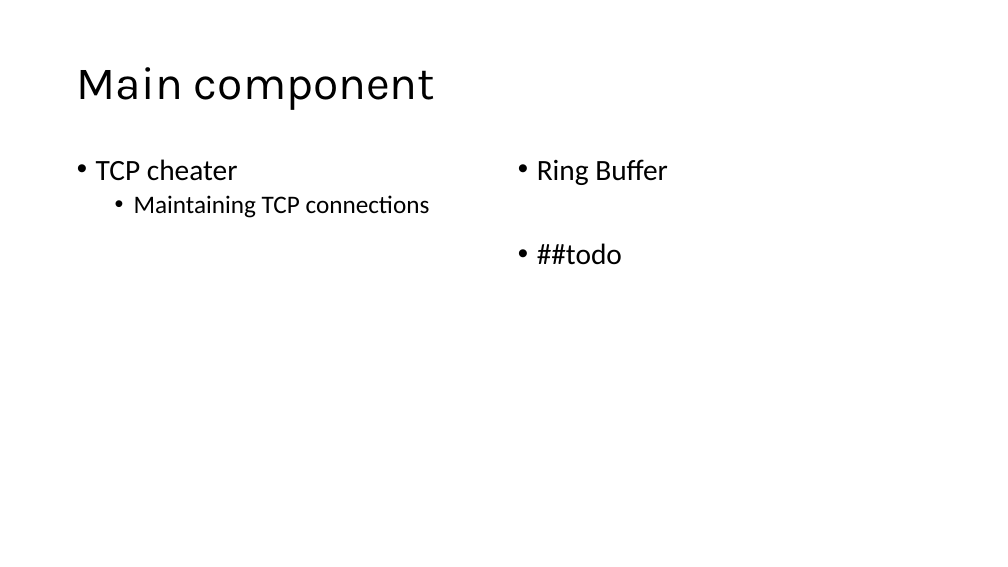
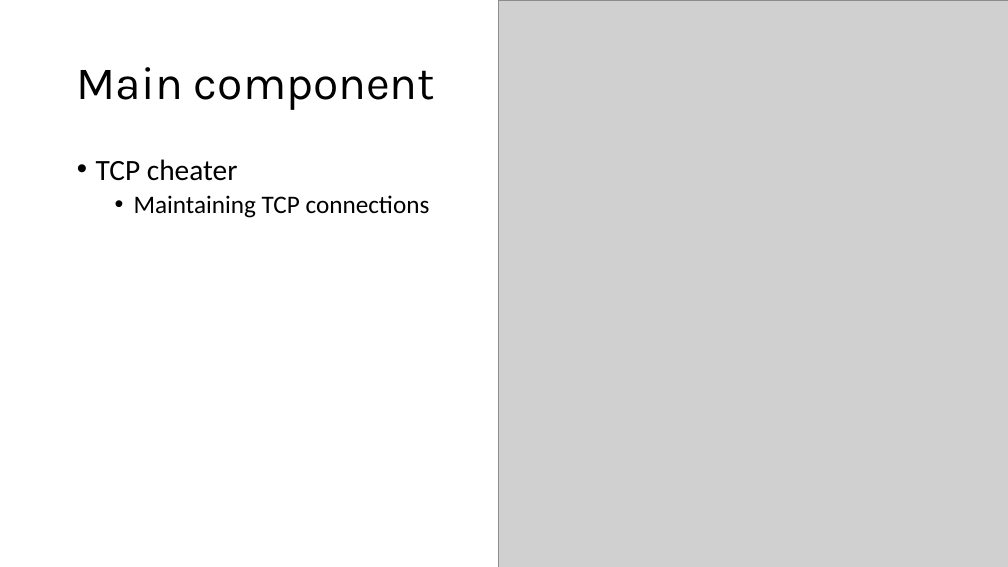
Before and after one commit to LittleD3092/reliable-in-network-aggregation, a slide deck: slide 10 of report.pptx. Drawn at 1008x567 pixels with LibreOffice and Linux fonts; fonts in the diff are those of the drawing; grey boxes stand for pictures. Boxes give left, top, right and bottom in pixels: in the first picture for what was removed or moved away, otherwise in the second. Text is boxed around its words. In the diff, an @@ line names an element or a change of style, - is before the commit and + after.

```diff
--- a/report.pptx
+++ b/report.pptx
@@ picture added at box(498, 0, 1008, 567) @@
@@ text removed at box(537, 159, 668, 265) @@
-• Ring Buffer
-• ##todo
```
Also in this commit, not shown: 3 other slides changed, 6 slides added, 1 slide removed.
